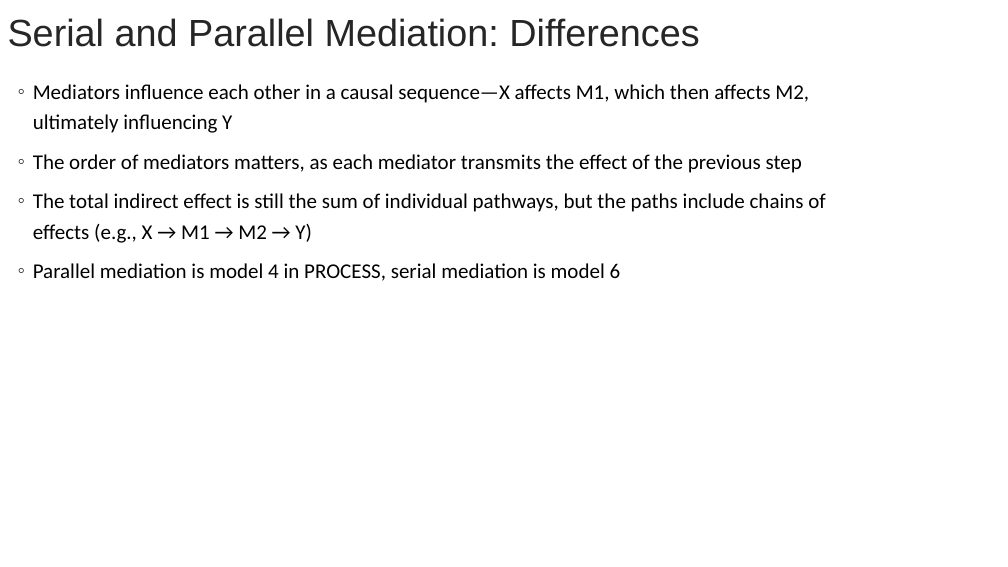
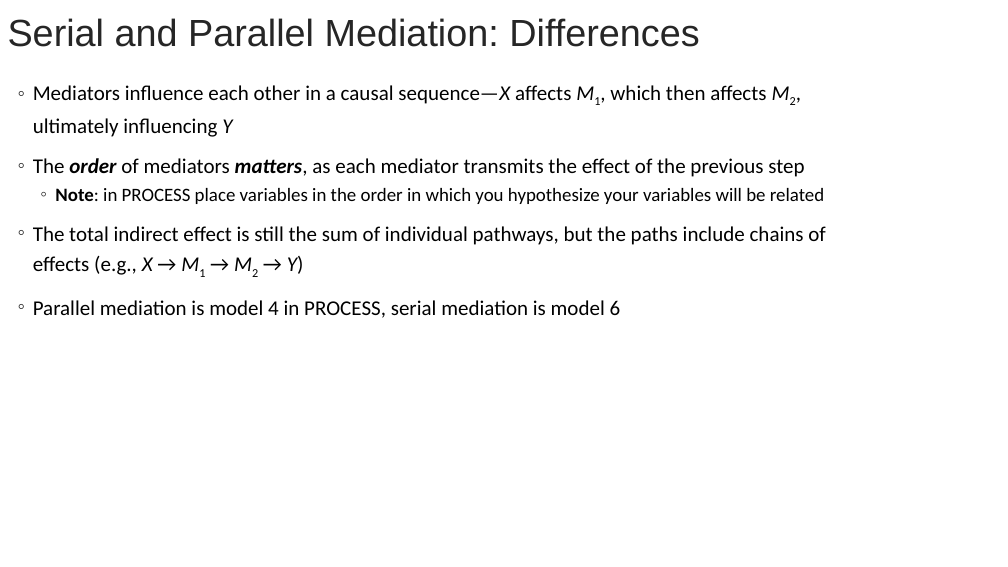
Before and after one commit to bigdataforsocialjustice/stats-for-social-justice, a slide deck: slide 5 of slides/moderation/Mediation and Moderation (Part 3).pptx. Drawn at 1008x567 pixels with LibreOffice and Linux fonts; fonts in the diff are those of the drawing. Boxes give left, top, right and bottom in pixels: in the first picture for what was removed or moved away, otherwise in the second. Text is boxed around its words. In the diff, an @@ line names an element or a change of style, - is before the commit and + after.

```diff
--- a/slides/moderation/Mediation and Moderation (Part 3).pptx
+++ b/slides/moderation/Mediation and Moderation (Part 3).pptx
@@ text at [33,85,825,275]: now subscript in "M1, M2,", "M1 M2"; italic on in "sequence—X M1, M2, Y", "order matters,", "X M1 M2 Y)"; bold on in "order matters," @@
@@ text at [55,188,824,204]: paragraph added @@
+  ◦ Note: in PROCESS place variables in the order in which you hypothesize your variables will be related
```
Also in this commit, not shown: 17 other slides changed, 2 slides added.
